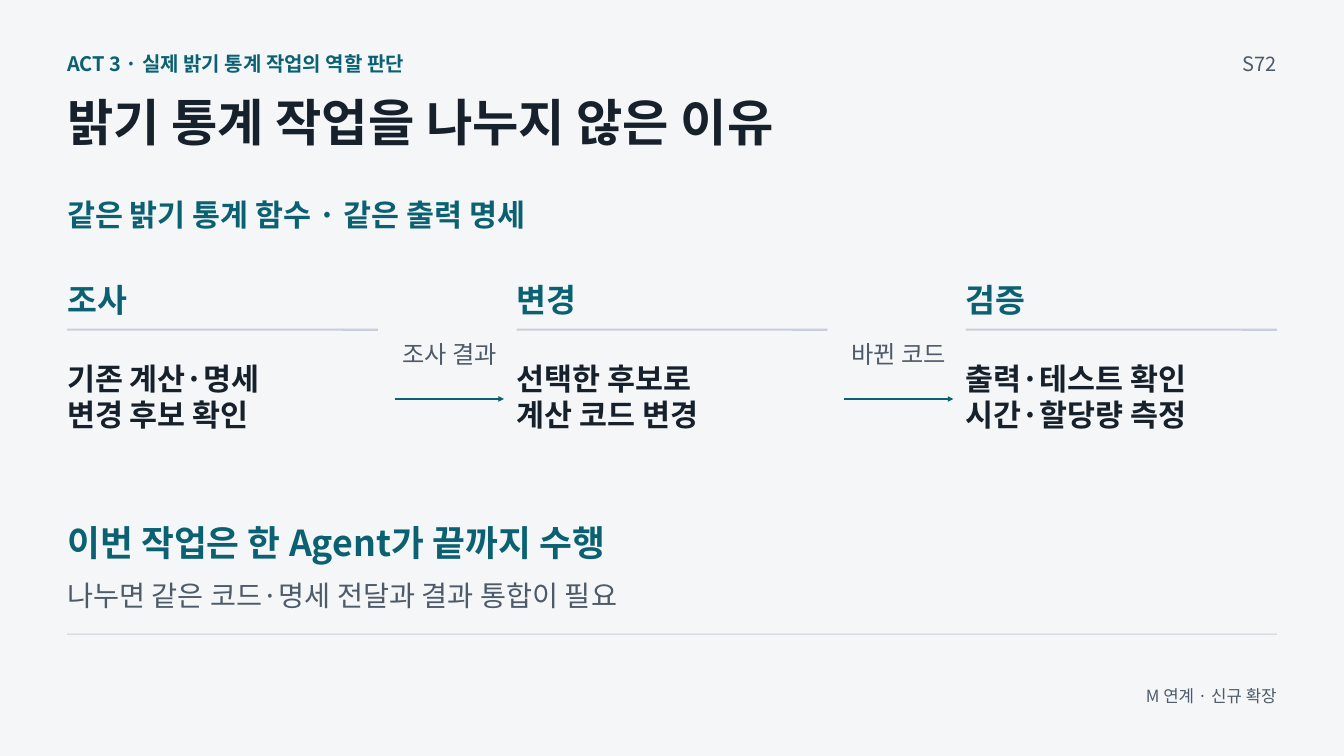
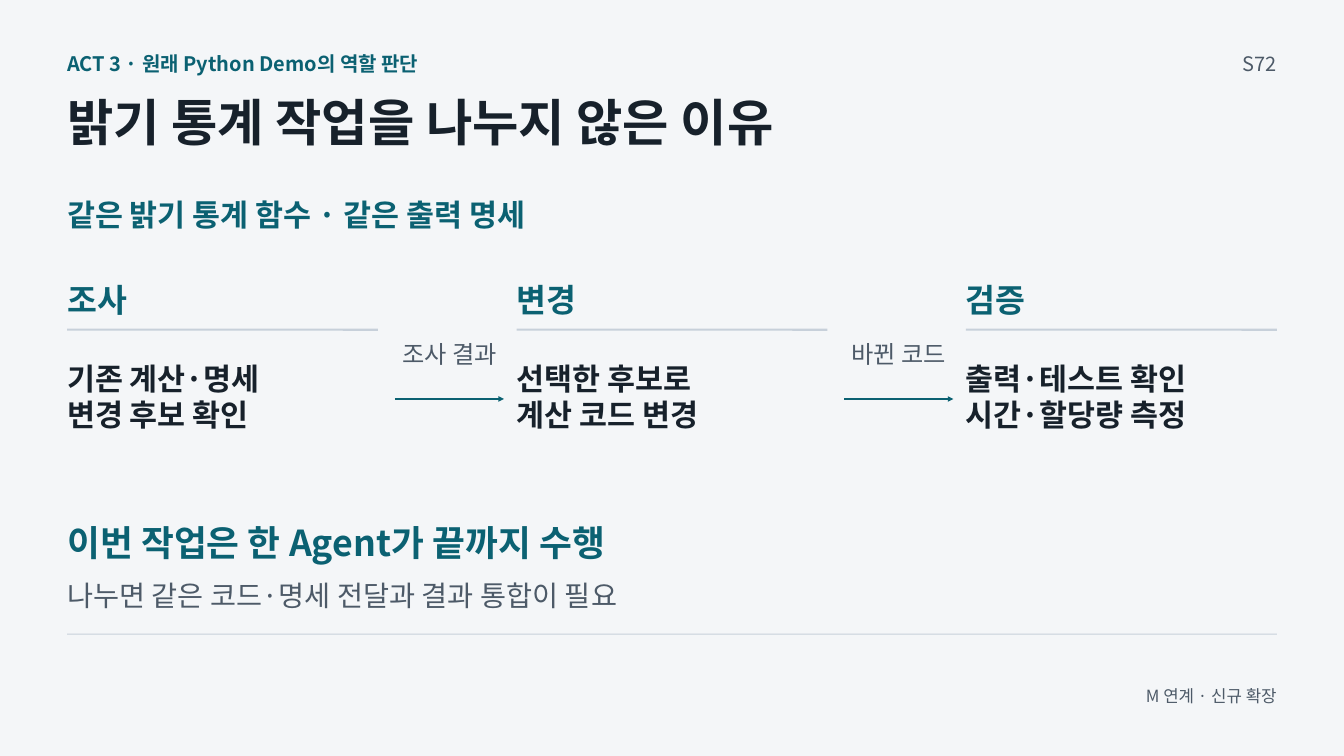
Before and after one commit to GideokKim/ai-dev-training, a slide deck: slide 13 of production/ACT_3.pptx. Drawn at 1344x756 pixels with LibreOffice and Linux fonts; fonts in the diff are those of the drawing. Boxes give left, top, right and bottom in pixels: in the first picture for what was removed or moved away, otherwise in the second. Text is boxed around its words. In the diff, an @@ line names an element or a change of style, - is before the commit and + after.

```diff
--- a/production/ACT_3.pptx
+++ b/production/ACT_3.pptx
@@ text at box(67, 54, 418, 76): text changed @@
-ACT 3 · 실제 밝기 통계 작업의 역할 판단
+ACT 3 · 원래 Python Demo의 역할 판단
```
Also in this commit, not shown: 2 other slides changed, 27 other files.
